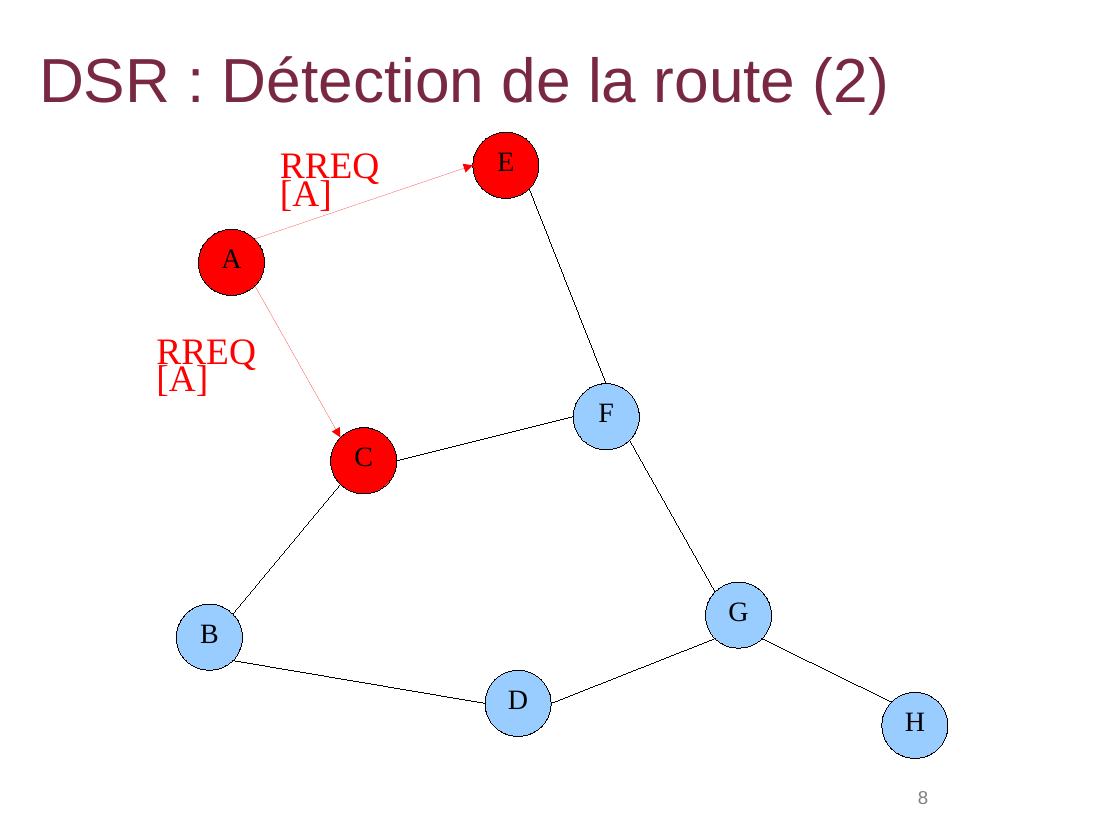
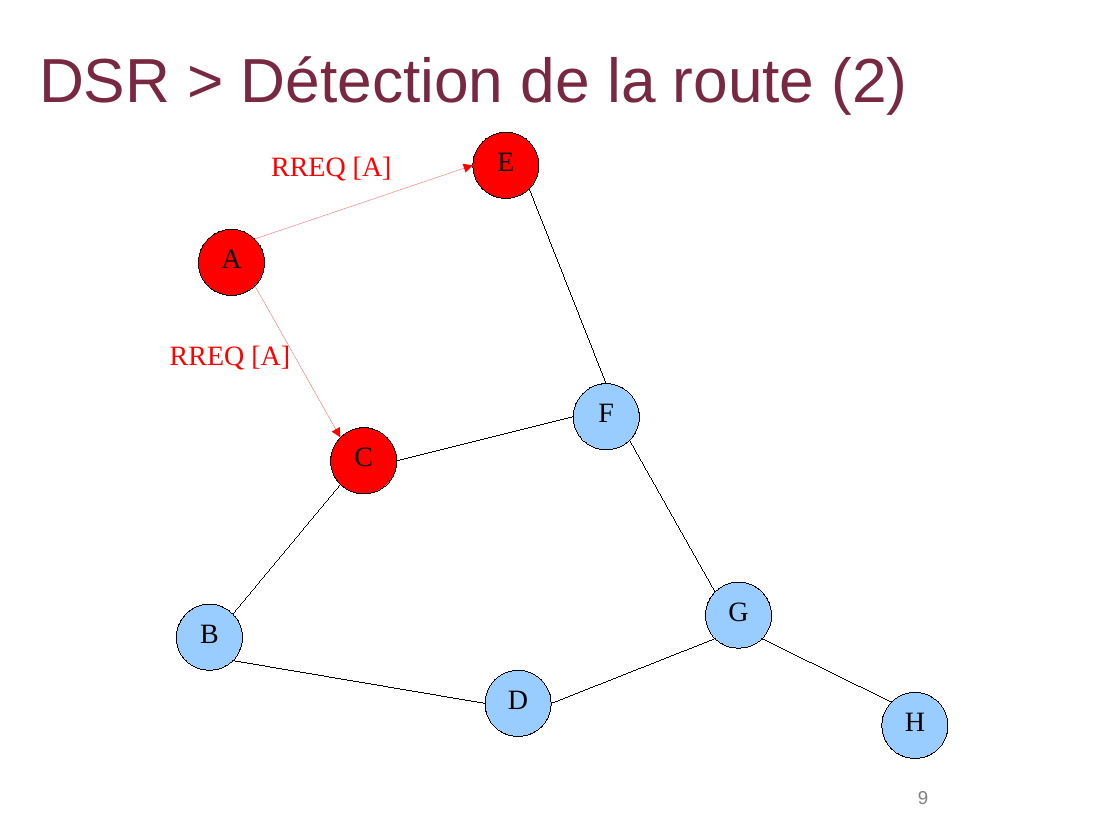
Before and after one commit to lbarbisan/adhoc, a slide deck: slide 9 of work/les_routages_adhoc.odp (slide 8 before the commit). Drawn at 1120x840 pixels with LibreOffice and Linux fonts; fonts in the diff are those of the drawing; background and template pictures are left out. Boxes give left, top, right and bottom in pixels: in the first picture for what was removed or moved away, otherwise in the second. Text is boxed around its words. In the diff, an @@ line names an element or a change of style, - is before the commit and + after.

```diff
--- a/work/les_routages_adhoc.odp
+++ b/work/les_routages_adhoc.odp
@@ title at (39,56,908,113): text changed @@
-DSR : Détection de la route (2)
+DSR > Détection de la route (2)
@@ text "RREQ [A]": place and size @@
-text "RREQ [A]" at (280,153,379,211)
+text "RREQ [A]" at (271,156,392,181)
@@ text "RREQ [A]" at (271,156,392,181): size 24 to 18 pt @@
@@ text "RREQ [A]" at (170,345,290,370): size 24 to 18 pt @@
@@ text "RREQ [A]": place and size @@
-text "RREQ [A]" at (156,339,255,396)
+text "RREQ [A]" at (170,345,290,370)
@@ page number at (918,791,928,804): text changed @@
-8
+9
```
Also in this commit, not shown: 11 other slides changed, 6 slides added, 5 slides removed, 1 other file.
